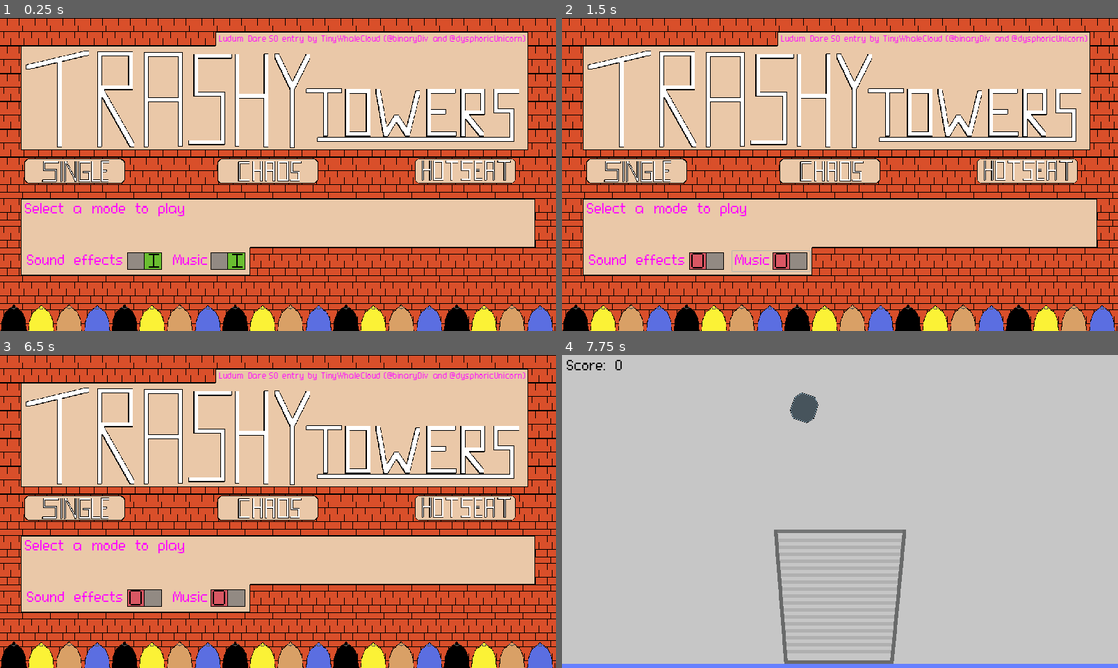
Above: before the commit, frames 1-4 (two rows, left to right).
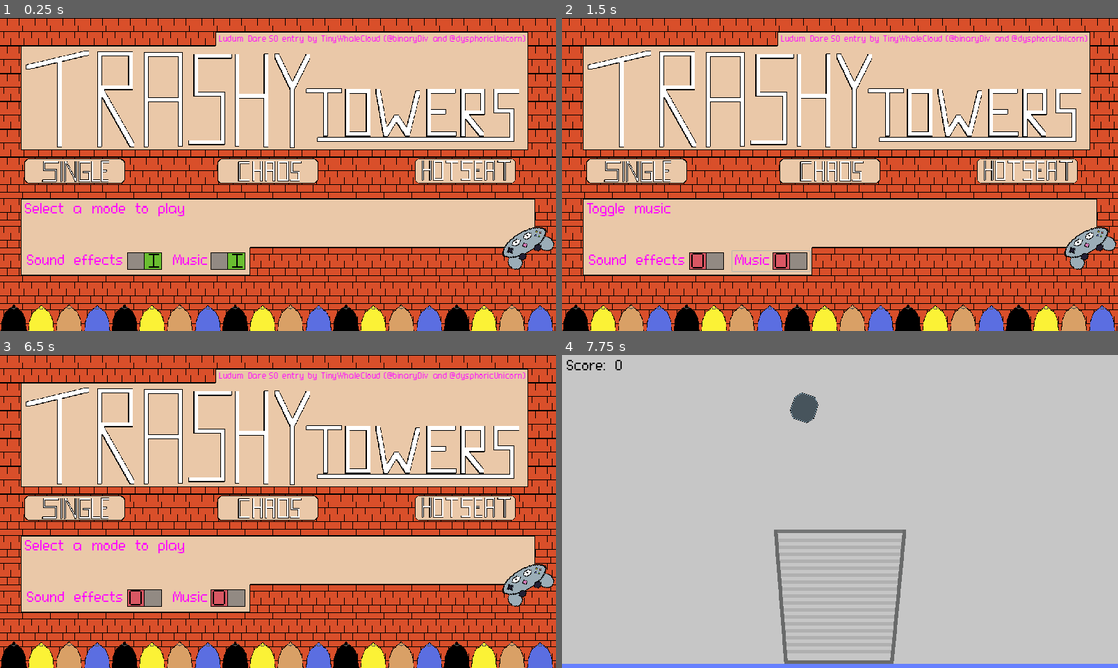
Above: after the commit, the same moments.

Repository: TinyWhaleCloud/ld50-trashytowers
Game: Godot game, scene res://screens/title_screen/TitleScreen.tscn
Two runs of this game, one before a commit and one after it. Both use one fixed random seed, a clock stepped at 60 frames per second and the inputs below. The engine's default icon, where the game draws it, is replaced by a stand-in: a white triangle on a blue panel in a dark square. Sound files missing from this copy of the repository are replaced by a short silence.
Inputs (mouse positions are in pixels of both pictures, inside the frame that each line leads up to):
- Up to frame 1 (0.25 s): no input
- Up to frame 2 (1.5 s): click "Sound effects" at 0.5 s; click "Music" at 1.25 s
- Up to frame 3 (6.5 s): click (77, 508) at 2 s; move the mouse to (400, 495) at 2.77 s; hold D (player1_right) 2.78-4.28 s; tap Space (player1_drop) at 2.85, 5.1 s; move the mouse to (166, 527) at 3.52 s; tap Q (player1_turn_ccw) at 3.6 s; move the mouse to (333, 442) at 4.27 s; hold A (player1_left) 4.28-5.03 s; hold E (player1_turn_cw) 4.28-5.03 s; move the mouse to (250, 574) at 5.02 s; hold D (player1_right) from 5.03 s (still down); move the mouse to (444, 558) at 5.77 s; hold Q (player1_turn_ccw) from 5.78 s (still down); tap Escape (ui_cancel) at 6.4 s
- Up to frame 4 (7.75 s): release D (player1_right) at 6.5 s; release Q (player1_turn_ccw) at 6.5 s; click (639, 508) at 6.5 s; move the mouse to (673, 464) at 7.27 s; hold A (player1_left) from 7.28 s (still down); tap E (player1_turn_cw) at 7.35 s

The runs differ from the first frame. In frame 1, 0.7% of the frame differs, in the area x 90-100%, y 66-81%; in frame 2, 1.0%, in the area x 4-100%, y 59-81%; in frame 3, 0.7%; in frame 4, nothing differs.

Commit message:
Add controller support (for player 1)

Diff:
--- a/src/project.godot
+++ b/src/project.godot
@@ -77,11 +77,30 @@
 
 [input]
 
+ui_cancel={
+"deadzone": 0.5,
+"events": [ Object(InputEventKey,"resource_local_to_scene":false,"resource_name":"","device":0,"alt":false,"shift":false,"control":false,"meta":false,"command":false,"pressed":false,"scancode":16777217,"physical_scancode":0,"unicode":0,"echo":false,"script":null)
+, Object(InputEventJoypadButton,"resource_local_to_scene":false,"resource_name":"","device":0,"button_index":10,"pressure":0.0,"pressed":false,"script":null)
+ ]
+}
+ui_focus_next={
+"deadzone": 0.5,
+"events": [ Object(InputEventKey,"resource_local_to_scene":false,"resource_name":"","device":0,"alt":false,"shift":false,"control":false,"meta":false,"command":false,"pressed":false,"scancode":16777218,"physical_scancode":0,"unicode":0,"echo":false,"script":null)
+, Object(InputEventJoypadButton,"resource_local_to_scene":false,"resource_name":"","device":0,"button_index":5,"pressure":0.0,"pressed":false,"script":null)
+ ]
+}
+ui_focus_prev={
+"deadzone": 0.5,
+"events": [ Object(InputEventKey,"resource_local_to_scene":false,"resource_name":"","device":0,"alt":false,"shift":true,"control":false,"meta":false,"command":false,"pressed":false,"scancode":16777218,"physical_scancode":0,"unicode":0,"echo":false,"script":null)
+, Object(InputEventJoypadButton,"resource_local_to_scene":false,"resource_name":"","device":0,"button_index":4,"pressure":0.0,"pressed":false,"script":null)
+ ]
+}
 ui_left={
 "deadzone": 0.5,
 "events": [ Object(InputEventKey,"resource_local_to_scene":false,"resource_name":"","device":0,"alt":false,"shift":false,"control":false,"meta":false,"command":false,"pressed":false,"scancode":16777231,"physical_scancode":0,"unicode":0,"echo":false,"script":null)
 , Object(InputEventJoypadButton,"resource_local_to_scene":false,"resource_name":"","device":0,"button_index":14,"pressure":0.0,"pressed":false,"script":null)
 , Object(InputEventKey,"resource_local_to_scene":false,"resource_name":"","device":0,"alt":false,"shift":false,"control":false,"meta":false,"command":false,"pressed":false,"scancode":65,"physical_scancode":0,"unicode":0,"echo":false,"script":null)
+, Object(InputEventJoypadMotion,"resource_local_to_scene":false,"resource_name":"","device":0,"axis":0,"axis_value":-1.0,"script":null)
  ]
 }
 ui_right={
@@ -89,6 +108,7 @@
 "events": [ Object(InputEventKey,"resource_local_to_scene":false,"resource_name":"","device":0,"alt":false,"shift":false,"control":false,"meta":false,"command":false,"pressed":false,"scancode":16777233,"physical_scancode":0,"unicode":0,"echo":false,"script":null)
 , Object(InputEventJoypadButton,"resource_local_to_scene":false,"resource_name":"","device":0,"button_index":15,"pressure":0.0,"pressed":false,"script":null)
 , Object(InputEventKey,"resource_local_to_scene":false,"resource_name":"","device":0,"alt":false,"shift":false,"control":false,"meta":false,"command":false,"pressed":false,"scancode":68,"physical_scancode":0,"unicode":0,"echo":false,"script":null)
+, Object(InputEventJoypadMotion,"resource_local_to_scene":false,"resource_name":"","device":0,"axis":0,"axis_value":1.0,"script":null)
  ]
 }
 ui_up={
@@ -96,6 +116,7 @@
 "events": [ Object(InputEventKey,"resource_local_to_scene":false,"resource_name":"","device":0,"alt":false,"shift":false,"control":false,"meta":false,"command":false,"pressed":false,"scancode":16777232,"physical_scancode":0,"unicode":0,"echo":false,"script":null)
 , Object(InputEventJoypadButton,"resource_local_to_scene":false,"resource_name":"","device":0,"button_index":12,"pressure":0.0,"pressed":false,"script":null)
 , Object(InputEventKey,"resource_local_to_scene":false,"resource_name":"","device":0,"alt":false,"shift":false,"control":false,"meta":false,"command":false,"pressed":false,"scancode":87,"physical_scancode":0,"unicode":0,"echo":false,"script":null)
+, Object(InputEventJoypadMotion,"resource_local_to_scene":false,"resource_name":"","device":0,"axis":1,"axis_value":-1.0,"script":null)
  ]
 }
 ui_down={
@@ -103,41 +124,53 @@
 "events": [ Object(InputEventKey,"resource_local_to_scene":false,"resource_name":"","device":0,"alt":false,"shift":false,"control":false,"meta":false,"command":false,"pressed":false,"scancode":16777234,"physical_scancode":0,"unicode":0,"echo":false,"script":null)
 , Object(InputEventJoypadButton,"resource_local_to_scene":false,"resource_name":"","device":0,"button_index":13,"pressure":0.0,"pressed":false,"script":null)
 , Object(InputEventKey,"resource_local_to_scene":false,"resource_name":"","device":0,"alt":false,"shift":false,"control":false,"meta":false,"command":false,"pressed":false,"scancode":83,"physical_scancode":0,"unicode":0,"echo":false,"script":null)
+, Object(InputEventJoypadMotion,"resource_local_to_scene":false,"resource_name":"","device":0,"axis":1,"axis_value":1.0,"script":null)
  ]
 }
 player1_left={
 "deadzone": 0.5,
 "events": [ Object(InputEventKey,"resource_local_to_scene":false,"resource_name":"","device":0,"alt":false,"shift":false,"control":false,"meta":false,"command":false,"pressed":false,"scancode":65,"physical_scancode":0,"unicode":0,"echo":false,"script":null)
+, Object(InputEventJoypadButton,"resource_local_to_scene":false,"resource_name":"","device":0,"button_index":14,"pressure":0.0,"pressed":false,"script":null)
+, Object(InputEventJoypadMotion,"resource_local_to_scene":false,"resource_name":"","device":0,"axis":0,"axis_value":-1.0,"script":null)
  ]
 }
 player1_right={
 "deadzone": 0.5,
 "events": [ Object(InputEventKey,"resource_local_to_scene":false,"resource_name":"","device":0,"alt":false,"shift":false,"control":false,"meta":false,"command":false,"pressed":false,"scancode":68,"physical_scancode":0,"unicode":0,"echo":false,"script":null)
+, Object(InputEventJoypadButton,"resource_local_to_scene":false,"resource_name":"","device":0,"button_index":15,"pressure":0.0,"pressed":false,"script":null)
+, Object(InputEventJoypadMotion,"resource_local_to_scene":false,"resource_name":"","device":0,"axis":0,"axis_value":1.0,"script":null)
  ]
 }
 player1_up={
 "deadzone": 0.5,
 "events": [ Object(InputEventKey,"resource_local_to_scene":false,"resource_name":"","device":0,"alt":false,"shift":false,"control":false,"meta":false,"command":false,"pressed":false,"scancode":87,"physical_scancode":0,"unicode":0,"echo":false,"script":null)
+, Object(InputEventJoypadButton,"resource_local_to_scene":false,"resource_name":"","device":0,"button_index":12,"pressure":0.0,"pressed":false,"script":null)
+, Object(InputEventJoypadMotion,"resource_local_to_scene":false,"resource_name":"","device":0,"axis":1,"axis_value":-1.0,"script":null)
  ]
 }
 player1_down={
 "deadzone": 0.5,
 "events": [ Object(InputEventKey,"resource_local_to_scene":false,"resource_name":"","device":0,"alt":false,"shift":false,"control":false,"meta":false,"command":false,"pressed":false,"scancode":83,"physical_scancode":0,"unicode":0,"echo":false,"script":null)
+, Object(InputEventJoypadButton,"resource_local_to_scene":false,"resource_name":"","device":0,"button_index":13,"pressure":0.0,"pressed":false,"script":null)
+, Object(InputEventJoypadMotion,"resource_local_to_scene":false,"resource_name":"","device":0,"axis":1,"axis_value":1.0,"script":null)
  ]
 }
 player1_turn_cw={
 "deadzone": 0.5,
 "events": [ Object(InputEventKey,"resource_local_to_scene":false,"resource_name":"","device":0,"alt":false,"shift":false,"control":false,"meta":false,"command":false,"pressed":false,"scancode":69,"physical_scancode":0,"unicode":0,"echo":false,"script":null)
+, Object(InputEventJoypadButton,"resource_local_to_scene":false,"resource_name":"","device":0,"button_index":0,"pressure":0.0,"pressed":false,"script":null)
  ]
 }
 player1_turn_ccw={
 "deadzone": 0.5,
 "events": [ Object(InputEventKey,"resource_local_to_scene":false,"resource_name":"","device":0,"alt":false,"shift":false,"control":false,"meta":false,"command":false,"pressed":false,"scancode":81,"physical_scancode":0,"unicode":0,"echo":false,"script":null)
+, Object(InputEventJoypadButton,"resource_local_to_scene":false,"resource_name":"","device":0,"button_index":2,"pressure":0.0,"pressed":false,"script":null)
  ]
 }
 player1_drop={
 "deadzone": 0.5,
 "events": [ Object(InputEventKey,"resource_local_to_scene":false,"resource_name":"","device":0,"alt":false,"shift":false,"control":false,"meta":false,"command":false,"pressed":false,"scancode":32,"physical_scancode":0,"unicode":0,"echo":false,"script":null)
+, Object(InputEventJoypadButton,"resource_local_to_scene":false,"resource_name":"","device":0,"button_index":1,"pressure":0.0,"pressed":false,"script":null)
  ]
 }
 debug_spawn_player={
--- a/src/screens/info_screen/InfoScreen.gd
+++ b/src/screens/info_screen/InfoScreen.gd
@@ -1,6 +1,18 @@
 extends Node2D
 
 func _ready():
-    pass # TODO: Hide P2 in single player and hotseat modes, change P1 controls heading in those modes to simply "Controls"
+    if Input.get_connected_joypads().size() > 0:
+        $Player2Controls.visible = false
+        $Player1Controls/P1ControlsLabel.text = 'Controls'
+        $Player1Controls/EscKey.texture = load("res://screens/info_screen/blackPixel.png")
+        $Player1Controls/BackToMenuSpacer2.texture = load("res://screens/info_screen/controllerButtonSelect.png")
+        $Player1Controls/WKey.texture = load("res://screens/info_screen/dpadUp.png")
+        $Player1Controls/QKey.texture = load("res://screens/info_screen/controllerButtonLeft.png")
+        $Player1Controls/EKey.texture = load("res://screens/info_screen/controllerButtonDown.png")
+        $Player1Controls/AKey.texture = load("res://screens/info_screen/dpadLeft.png")
+        $Player1Controls/DKey.texture = load("res://screens/info_screen/dpadRight.png")
+        $Player1Controls/SKey.texture = load("res://screens/info_screen/dpadDown.png")
+        $Player1Controls/SpaceBar.texture = load("res://screens/info_screen/controllerButtonRight.png")
+        # TODO: Hide P2 in single player and hotseat modes, change P1 controls heading in those modes to simply "Controls"
 
 # TODO: switch to game after any key is pressed
--- a/src/screens/info_screen/InfoScreen.tscn
+++ b/src/screens/info_screen/InfoScreen.tscn
@@ -100,11 +100,12 @@
 margin_right = 366.0
 margin_bottom = 75.0
 
-[node name="Spacer5" type="Control" parent="Player1Controls"]
+[node name="BackToMenuSpacer2" type="TextureRect" parent="Player1Controls"]
 margin_left = 370.0
 margin_top = 35.0
 margin_right = 490.0
 margin_bottom = 75.0
+texture = ExtResource( 13 )
 
 [node name="SlowDownLabel" type="RichTextLabel" parent="Player1Controls"]
 margin_top = 79.0
--- a/src/screens/title_screen/InfoText.gd
+++ b/src/screens/title_screen/InfoText.gd
@@ -4,6 +4,8 @@
 var single_player_text = 'Try to beat your high score by placing trash in a can. Amazing!'
 var hotseat_text = 'Take turns placing trash in the can with your friends. Who could imagine a better thing to do?'
 var chaos_text = 'A chaotic mode where two or more players try placing trash in the can at the same time'
+var sfx_enabled_text = 'Toggle sound effects'
+var music_enabled_text = 'Toggle music'
 
 func _ready():
     show_default_text()
@@ -46,3 +48,12 @@
 
 func _on_HotseatButton_mouse_exited():
 	show_default_text()
+
+func _on_element_exited():
+	show_default_text()
+
+func _on_SoundEffectsChecked_entered():
+	self.set_text(sfx_enabled_text)
+
+func _on_MusicEnabled_entered():
+	self.set_text(music_enabled_text)
--- a/src/screens/title_screen/TitleScreen.gd
+++ b/src/screens/title_screen/TitleScreen.gd
@@ -1,9 +1,11 @@
 extends Node2D
 
 const MainGame = preload("res://screens/main_game/MainGame.tscn")
+const InfoScreen = preload("res://screens/info_screen/InfoScreen.tscn")
 onready var settings := get_node("/root/Settings") as Settings
 
 func _ready() -> void:
+    $Header.grab_focus()
     $SoundEffectsChecked.pressed = settings.sfx_enabled
     $MusicEnabled.pressed = settings.music_enabled
     if settings.music_enabled:
--- a/src/screens/title_screen/TitleScreen.tscn
+++ b/src/screens/title_screen/TitleScreen.tscn
@@ -16,6 +16,7 @@
 [ext_resource path="res://fonts/connection/Connection_16.tres" type="DynamicFont" id=14]
 [ext_resource path="res://screens/title_screen/title_switch_theme.tres" type="Theme" id=15]
 [ext_resource path="res://screens/title_screen/TrashyTowersMainMenu.wav" type="AudioStream" id=16]
+[ext_resource path="res://screens/title_screen/controllerMonster.png" type="Texture" id=17]
 
 [node name="TitleScreen" type="Node2D"]
 script = ExtResource( 1 )
@@ -46,6 +47,11 @@
 margin_top = 320.0
 margin_right = 306.0
 margin_bottom = 384.0
+focus_neighbour_top = NodePath("../Header")
+focus_neighbour_right = NodePath("../ChaosButton")
+focus_neighbour_bottom = NodePath("../SoundEffectsChecked")
+focus_next = NodePath("../ChaosButton")
+focus_previous = NodePath("../Header")
 icon = ExtResource( 2 )
 flat = true
 expand_icon = true
@@ -55,6 +61,12 @@
 margin_top = 320.0
 margin_right = 751.0
 margin_bottom = 384.0
+focus_neighbour_left = NodePath("../SinglePlayerButton")
+focus_neighbour_top = NodePath("../Header")
+focus_neighbour_right = NodePath("../HotseatButton")
+focus_neighbour_bottom = NodePath("../SoundEffectsChecked")
+focus_next = NodePath("../HotseatButton")
+focus_previous = NodePath("../SinglePlayerButton")
 icon = ExtResource( 3 )
 flat = true
 expand_icon = true
@@ -64,6 +76,12 @@
 margin_top = 320.0
 margin_right = 1205.0
 margin_bottom = 384.0
+focus_neighbour_left = NodePath("../ChaosButton")
+focus_neighbour_top = NodePath("../Header")
+focus_neighbour_right = NodePath("../SoundEffectsChecked")
+focus_neighbour_bottom = NodePath("../SoundEffectsChecked")
+focus_next = NodePath("../SoundEffectsChecked")
+focus_previous = NodePath("../ChaosButton")
 icon = ExtResource( 5 )
 flat = true
 expand_icon = true
@@ -94,6 +112,10 @@
 margin_top = 50.0
 margin_right = 1276.0
 margin_bottom = 312.0
+focus_neighbour_right = NodePath("../SinglePlayerButton")
+focus_neighbour_bottom = NodePath("../SinglePlayerButton")
+focus_next = NodePath("../SinglePlayerButton")
+focus_mode = 2
 texture = ExtResource( 7 )
 expand = true
 
@@ -109,6 +131,11 @@
 margin_top = 535.0
 margin_right = 379.0
 margin_bottom = 583.0
+focus_neighbour_left = NodePath("../HotseatButton")
+focus_neighbour_top = NodePath("../SinglePlayerButton")
+focus_neighbour_right = NodePath("../MusicEnabled")
+focus_next = NodePath("../MusicEnabled")
+focus_previous = NodePath("../HotseatButton")
 theme = ExtResource( 15 )
 custom_colors/font_color_disabled = Color( 1, 0, 1, 1 )
 custom_colors/font_color_focus = Color( 1, 0, 1, 1 )
@@ -124,6 +151,9 @@
 margin_top = 535.0
 margin_right = 571.0
 margin_bottom = 583.0
+focus_neighbour_left = NodePath("../SoundEffectsChecked")
+focus_neighbour_top = NodePath("../SinglePlayerButton")
+focus_previous = NodePath("../SoundEffectsChecked")
 theme = ExtResource( 15 )
 custom_colors/font_color_disabled = Color( 1, 0, 1, 1 )
 custom_colors/font_color_focus = Color( 1, 0, 1, 1 )
@@ -136,6 +166,15 @@
 
 [node name="TitleMusicPlayer" type="AudioStreamPlayer" parent="."]
 stream = ExtResource( 16 )
+
+[node name="TextureRect" type="TextureRect" parent="."]
+margin_left = 1122.0
+margin_top = 530.0
+margin_right = 1282.0
+margin_bottom = 610.0
+rect_rotation = -30.8
+texture = ExtResource( 17 )
+expand = true
 
 [connection signal="focus_entered" from="SinglePlayerButton" to="InfoText" method="_on_SinglePlayerButton_focus_entered"]
 [connection signal="focus_entered" from="SinglePlayerButton" to="SelectionSoundPlayer" method="_on_button_entered"]
@@ -156,5 +195,13 @@
 [connection signal="mouse_entered" from="HotseatButton" to="InfoText" method="_on_HotseatButton_mouse_entered"]
 [connection signal="mouse_entered" from="HotseatButton" to="SelectionSoundPlayer" method="_on_button_entered"]
 [connection signal="mouse_exited" from="HotseatButton" to="InfoText" method="_on_HotseatButton_mouse_exited"]
+[connection signal="focus_entered" from="SoundEffectsChecked" to="InfoText" method="_on_SoundEffectsChecked_entered"]
+[connection signal="focus_exited" from="SoundEffectsChecked" to="InfoText" method="_on_element_exited"]
+[connection signal="mouse_entered" from="SoundEffectsChecked" to="InfoText" method="_on_SoundEffectsChecked_entered"]
+[connection signal="mouse_exited" from="SoundEffectsChecked" to="InfoText" method="_on_element_exited"]
 [connection signal="toggled" from="SoundEffectsChecked" to="." method="_on_SoundEffectsChecked_toggled"]
+[connection signal="focus_entered" from="MusicEnabled" to="InfoText" method="_on_MusicEnabled_entered"]
+[connection signal="focus_exited" from="MusicEnabled" to="InfoText" method="_on_element_exited"]
+[connection signal="mouse_entered" from="MusicEnabled" to="InfoText" method="_on_MusicEnabled_entered"]
+[connection signal="mouse_exited" from="MusicEnabled" to="InfoText" method="_on_element_exited"]
 [connection signal="toggled" from="MusicEnabled" to="." method="_on_MusicEnabled_toggled"]
Binary file added: src/screens/info_screen/controllerButtonDown.png
Not shown, added: src/screens/info_screen/controllerButtonDown.png.import
Binary file added: src/screens/info_screen/controllerButtonLeft.png
Not shown, added: src/screens/info_screen/controllerButtonLeft.png.import
Binary file added: src/screens/info_screen/controllerButtonRight.png
Not shown, added: src/screens/info_screen/controllerButtonRight.png.import
Binary file added: src/screens/info_screen/controllerButtonSelect.png
Not shown, added: src/screens/info_screen/controllerButtonSelect.png.import
Binary file added: src/screens/info_screen/controllerButtonStart.png
Not shown, added: src/screens/info_screen/controllerButtonStart.png.import
Binary file added: src/screens/info_screen/controllerButtonUp.png
Not shown, added: src/screens/info_screen/controllerButtonUp.png.import
(and 22 more such lines)
